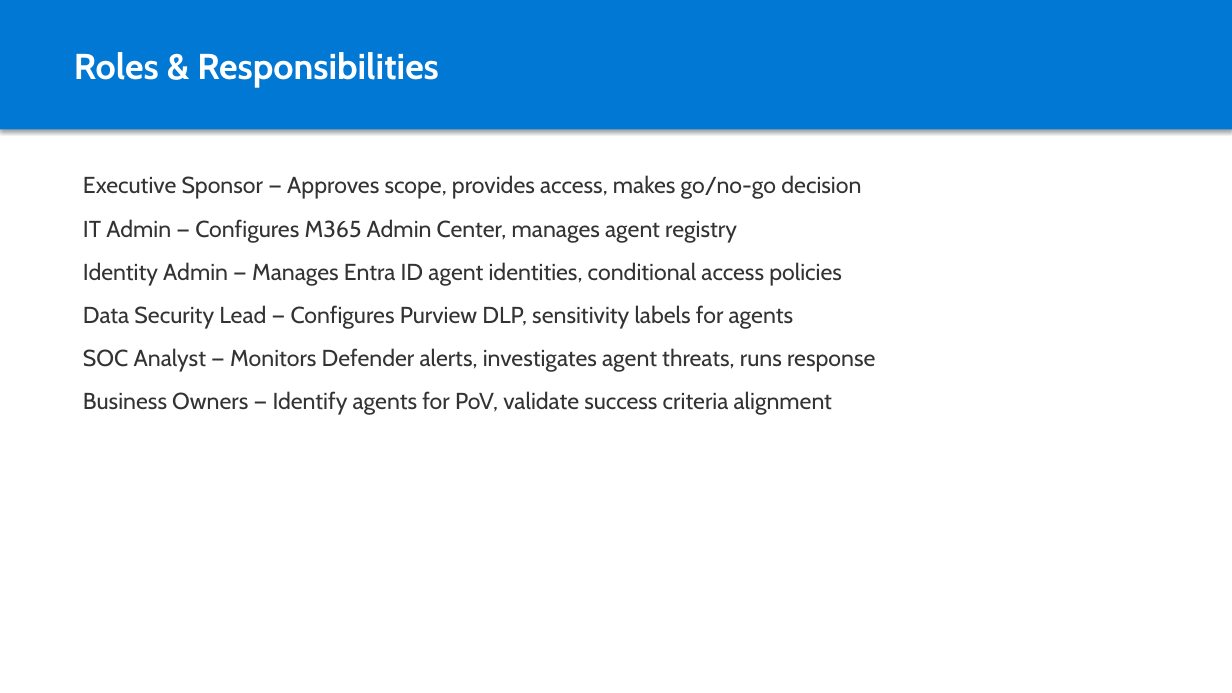
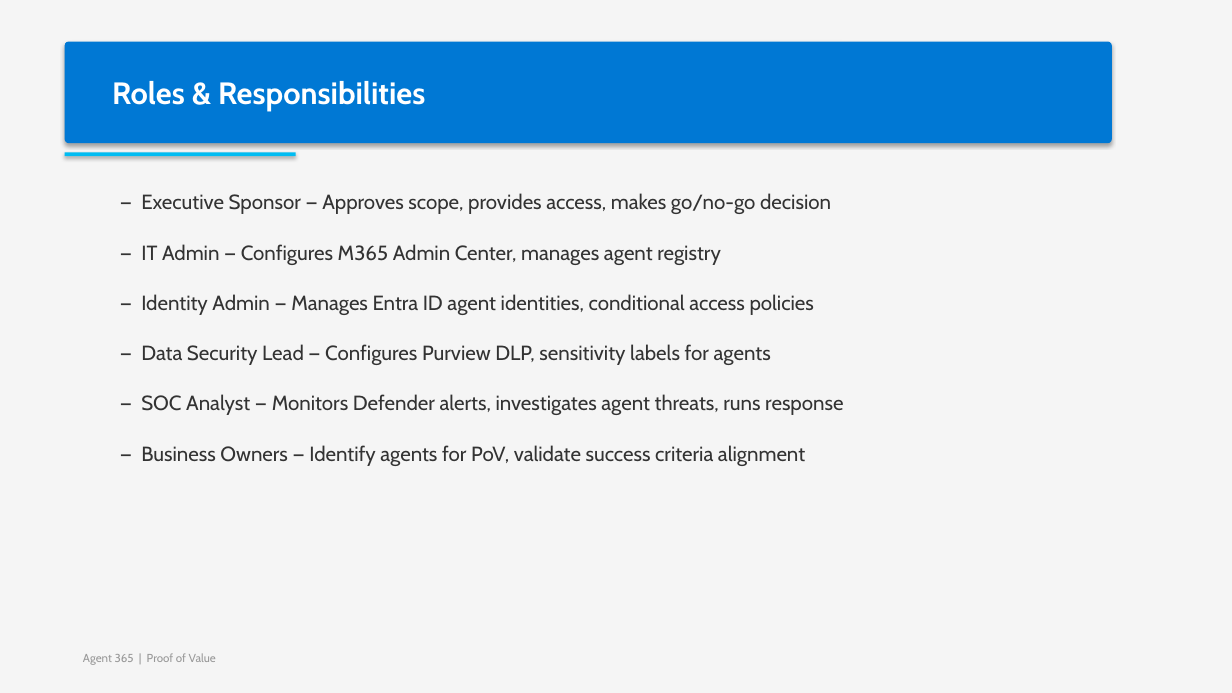
Before and after one commit to cloudtoso/Agent-365-POC, a slide deck: slide 42 of Agent365-PoV-Deck.pptx. Drawn at 1232x693 pixels with LibreOffice and Linux fonts; fonts in the diff are those of the drawing. Boxes give left, top, right and bottom in pixels: in the first picture for what was removed or moved away, otherwise in the second. Text is boxed around its words. In the diff, an @@ line names an element or a change of style, - is before the commit and + after.

```diff
--- a/Agent365-PoV-Deck.pptx
+++ b/Agent365-PoV-Deck.pptx
@@ rectangle added at [0,0,1232,693], fill #F5F5F5 @@
@@ rounded rectangle "Roles & Responsibilities": place and size @@
-rounded rectangle "Roles & Responsibilities" at [0,0,1232,129]
+rounded rectangle "Roles & Responsibilities" at [65,42,1112,143]
@@ rounded rectangle "Roles & Responsibilities" at [65,42,1112,143]: size 28 to 24 pt; rectangle to rounded rectangle @@
@@ rectangle added at [65,152,296,156], fill #00BCF2 @@
@@ text at [141,193,843,466]: text changed; size 18 to 16 pt @@
-Executive Sponsor — Approves scope, provides access, makes go/no-go decision
-IT Admin — Configures M365 Admin Center, manages agent registry
-Identity Admin — Manages Entra ID agent identities, conditional access policies
-Data Security Lead — Configures Purview DLP, sensitivity labels for agents
-SOC Analyst — Monitors Defender alerts, investigates agent threats, runs response
-Business Owners — Identify agents for PoV, validate success criteria alignment
+— Executive Sponsor — Approves scope, provides access, makes go/no-go decision
+— IT Admin — Configures M365 Admin Center, manages agent registry
+— Identity Admin — Manages Entra ID agent identities, conditional access policies
+— Data Security Lead — Configures Purview DLP, sensitivity labels for agents
+— SOC Analyst — Monitors Defender alerts, investigates agent threats, runs response
+— Business Owners — Identify agents for PoV, validate success criteria alignment
@@ text added at [83,653,216,665], 9 pt, text #999999 @@
+Agent 365 | Proof of Value
```
Also in this commit, not shown: 43 other slides changed, 1 other file.
